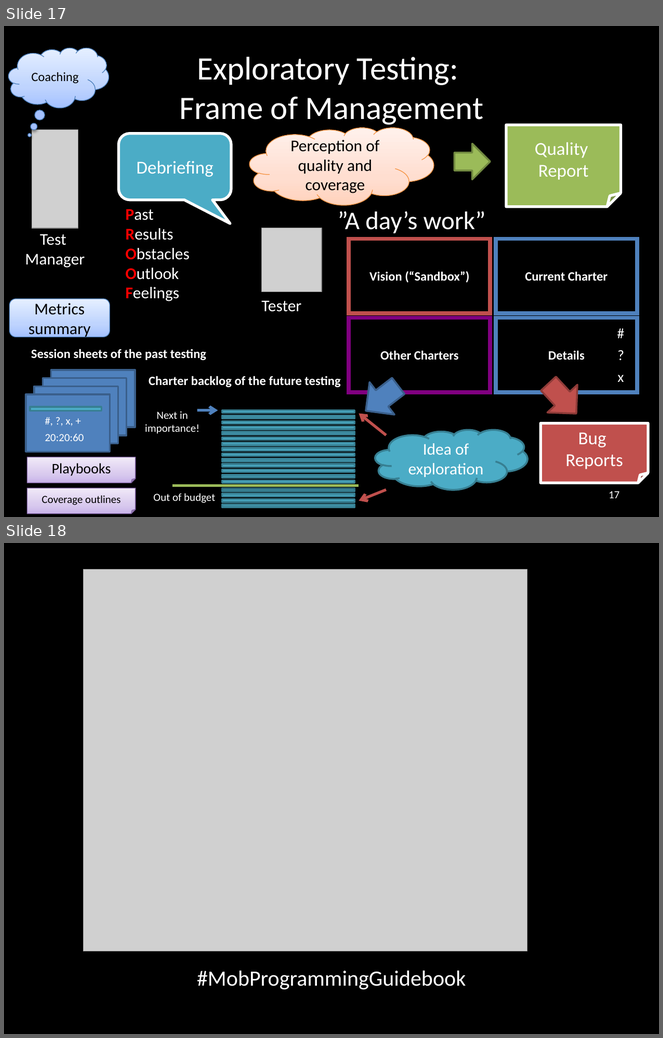
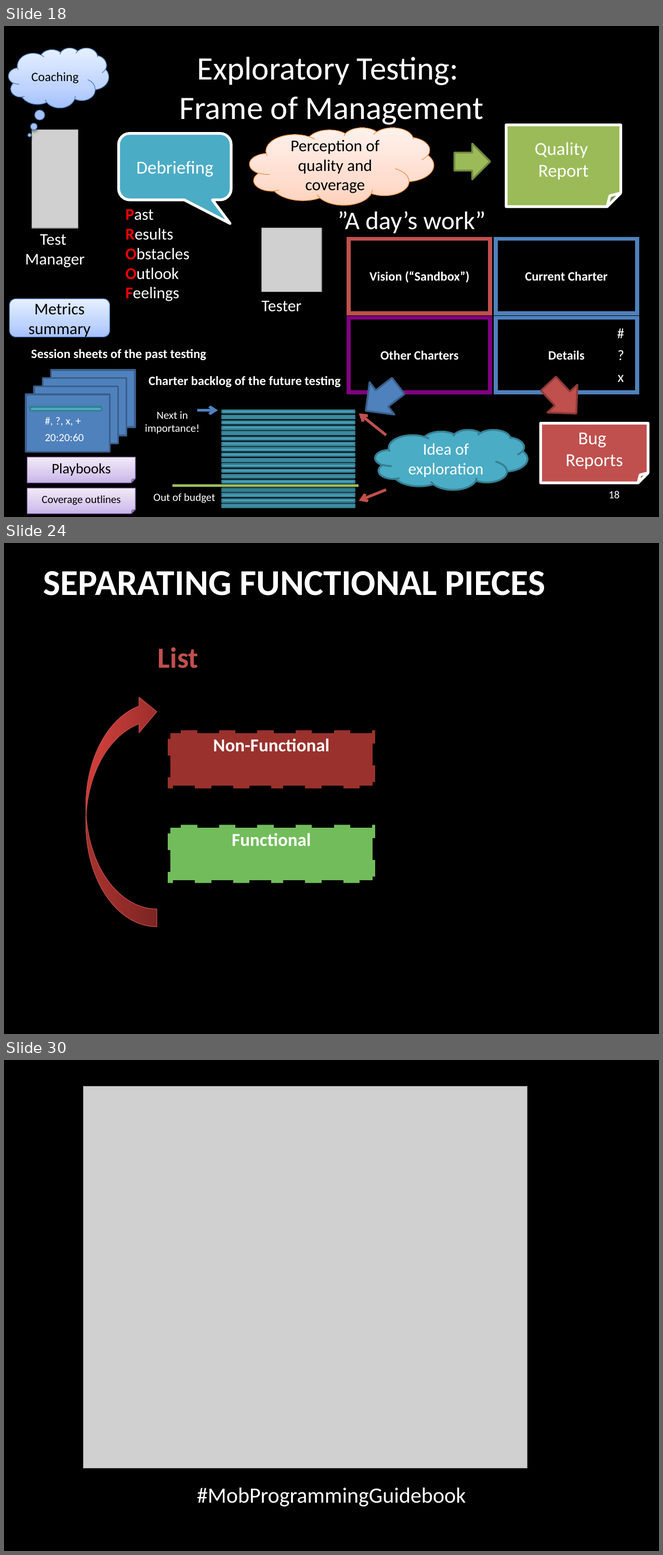
Before and after one commit to isidore/darkFunction-Editor, a slide deck: Courseware/ExploratoryAndUnitTesting.pptx. Shown one above the other, each under a label of ours: slides 17 and 18 before the commit, slides 18, 24 and 30 after it; the slides between them are not shown. The pictures are 663x1038 and 663x1555 pixels, drawn with LibreOffice and Linux fonts; fonts in the diff are those of the drawing; grey boxes stand for pictures. Boxes give left, top, right and bottom in pixels: in the first picture for what was removed or moved away, otherwise in the second. Text is boxed around its words. In the diff, an @@ line names an element or a change of style, - is before the commit and + after.

```diff
--- a/Courseware/ExploratoryAndUnitTesting.pptx
+++ b/Courseware/ExploratoryAndUnitTesting.pptx
@@ slide 24 added at (4, 543, 659, 1034), background #000000 @@
@@ title added at (44, 571, 545, 596), 40 pt, text #FFFFFF, bold @@
+SEPARATING FUNCTIONAL PIECES
@@ text added at (158, 647, 198, 668), 32 pt, text #C0504D, bold @@
+List
@@ curved down arrow added at (86, 694, 157, 927), fill gradient #9C2F2D to #CB3E3A to #CE3B37, outline #BF4C48 0.75 pt @@
@@ rectangle added at (168, 730, 375, 788), fill #9A312C, outline #000000 6 pt dashed, 20 pt, text #FFFFFF, bold @@
+Non-Functional
@@ rectangle added at (168, 825, 375, 884), fill #72BC5C, outline #000000 6 pt dashed, 20 pt, text #FFFFFF, bold @@
+Functional
@@ what was slide 17 is now slide 18 @@
@@ page number at (609, 491, 620, 499): text changed @@
-17
+18
@@ what was slide 18 is now slide 30 @@
```
Also in this commit, not shown: 11 other slides added.
